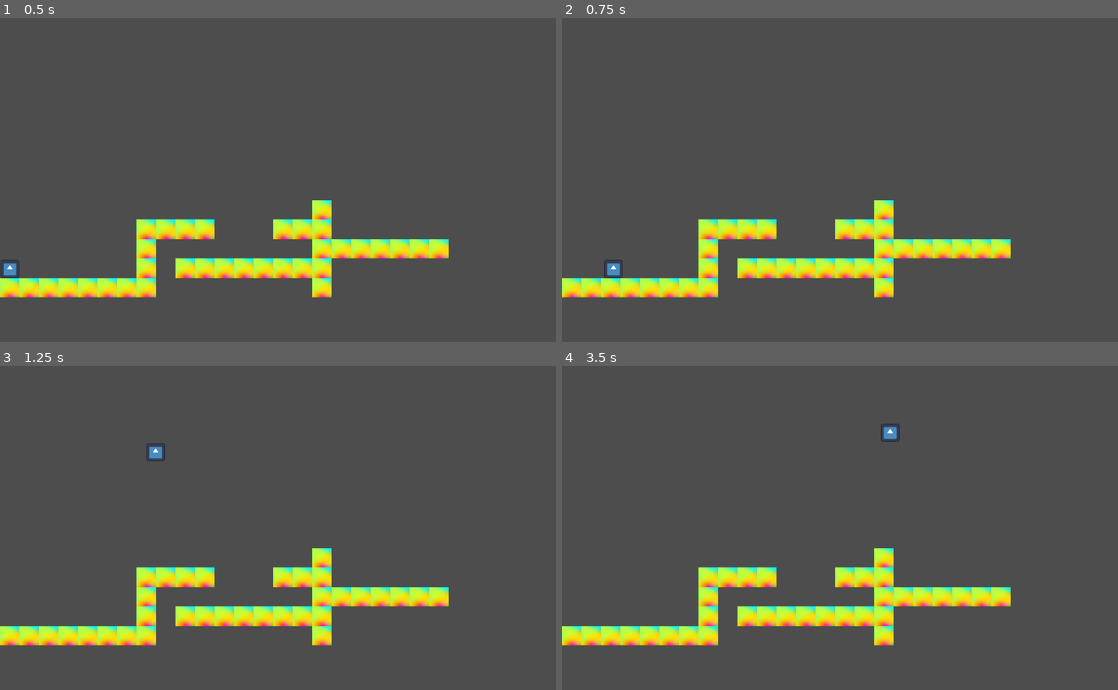
Above: before the commit, frames 1-4 (two rows, left to right).
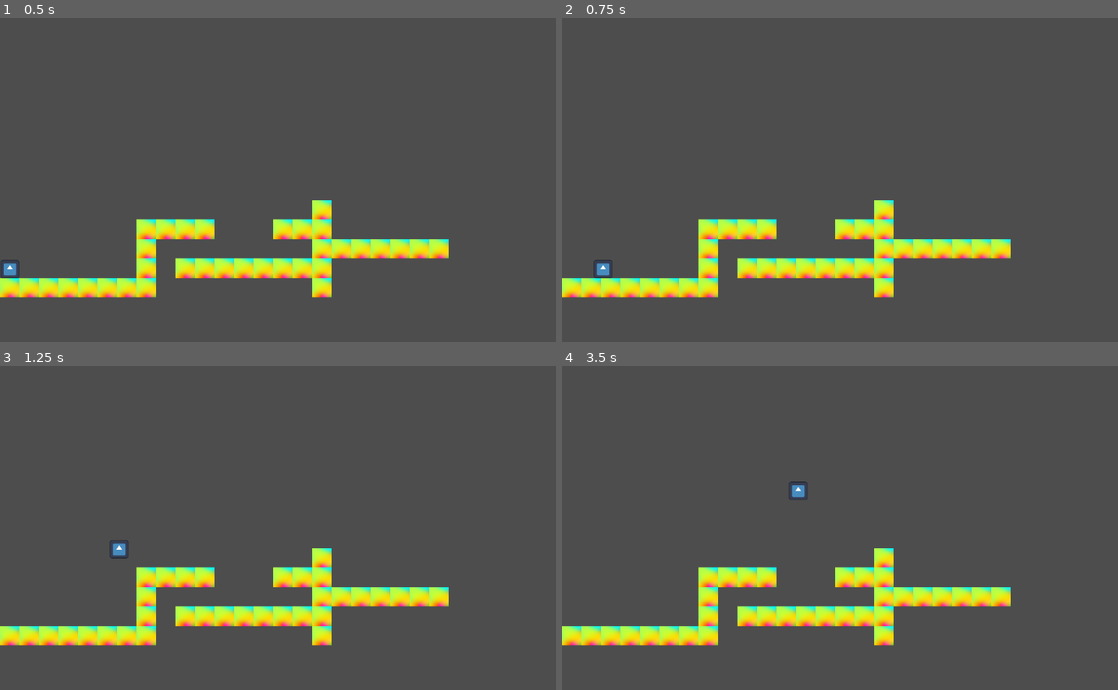
Above: after the commit, the same moments.

Repository: ASZM101/williamdanielgame
Game: Godot game, scene res://main.tscn
Two runs of this game, one before a commit and one after it. Both use one fixed random seed, a clock stepped at 60 frames per second and the inputs below. The engine's default icon, where the game draws it, is replaced by a stand-in: a white triangle on a blue panel in a dark square.
Inputs:
- Up to frame 1 (0.5 s): no input
- Up to frame 2 (0.75 s): tap Enter at 0.5 s; hold Right (right) from 0.53 s (still down)
- Up to frame 3 (1.25 s): keep holding Right (right); tap Space (jump) at 0.77 s
- Up to frame 4 (3.5 s): tap Space (jump) at 1.52, 3.02 s; release Right (right) at 2.03 s; hold Left (left) 2.03-2.78 s; hold Right (right) from 2.78 s (still down)

Frame 1 is identical in both runs. In frame 2, 0.2% of the frame differs, in the area x 5-11%, y 74-81%; in frame 3, 0.2%; in frame 4, 0.3%, in the area x 40-61%, y 17-42%.

Commit message:
Readjusted movement script

Diff:
--- a/player.gd
+++ b/player.gd
@@ -1,8 +1,8 @@
 extends CharacterBody2D
 
 
-const SPEED = 400.0
-const JUMP_VELOCITY = -900.0
+const SPEED = 300.0
+const JUMP_VELOCITY = -500.0
 
 
 func _physics_process(delta: float) -> void:
@@ -20,6 +20,6 @@
 	if direction:
 		velocity.x = direction * SPEED
 	else:
-		velocity.x = move_toward(velocity.x, 0, 12)
+		velocity.x = move_toward(velocity.x, 0, 10)
 
 	move_and_slide()
